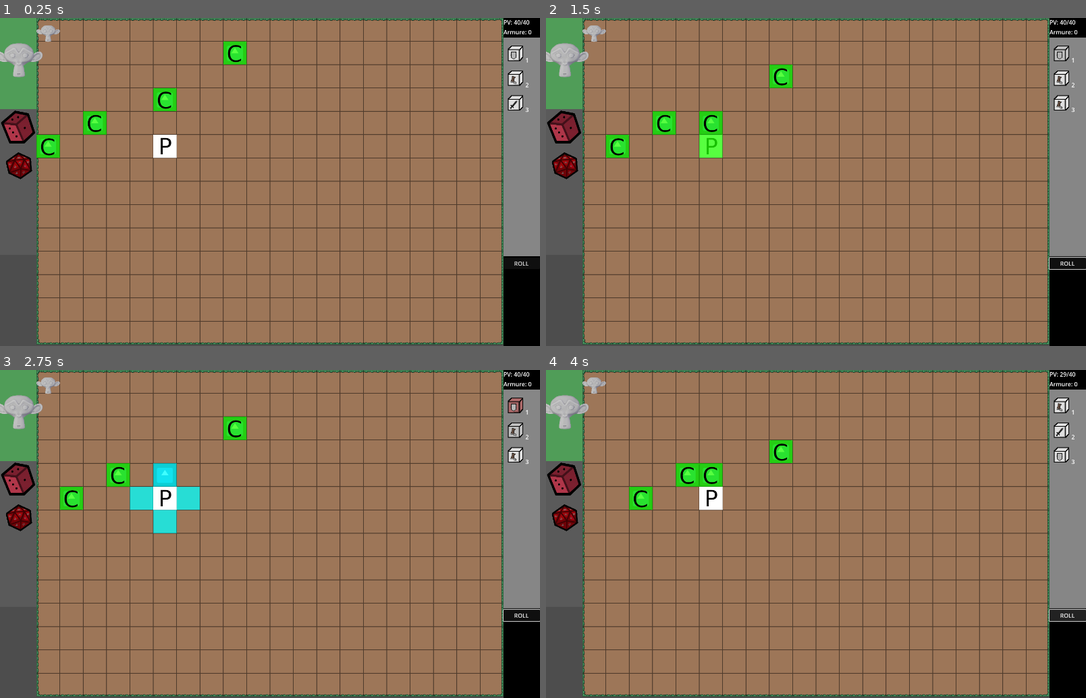
Above: before the commit, frames 1-4 (two rows, left to right).
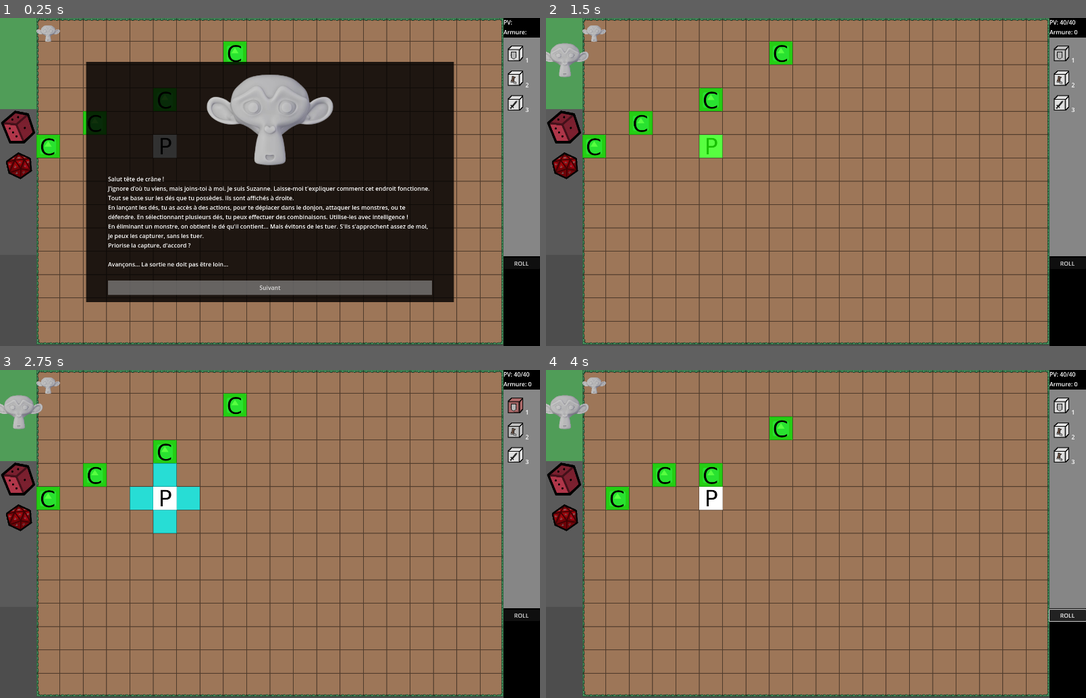
Above: after the commit, the same moments.

Repository: Ranger1986/lumieres
Game: Godot game, scene res://Scenes/FirstLevel.tscn
Two runs of this game, one before a commit and one after it. Both use one fixed random seed, a clock stepped at 60 frames per second and the inputs below. The engine's default icon, where the game draws it, is replaced by a stand-in: a white triangle on a blue panel in a dark square.
Inputs:
- Up to frame 1 (0.25 s): no input
- Up to frame 2 (1.5 s): click "ROLL" (after the commit: "Suivant") at 0.5 s; click "1" at 1.25 s
- Up to frame 3 (2.75 s): click "2" at 2 s
- Up to frame 4 (4 s): click "3" at 2.75 s; click "ROLL" at 3.5 s

The runs differ from the first frame. In frame 1, 50% of the frame differs, in the area x 0-99%, y 0-87%; in frame 2, 2.6%; in frame 3, 2.5%; in frame 4, 1.9%.

Commit message:
Add transition dialogs

Diff:
--- a/Scenes/DialogPanel.tscn
+++ b/Scenes/DialogPanel.tscn
@@ -19,7 +19,7 @@
 layout_mode = 0
 offset_right = 100.0
 offset_bottom = 23.0
-autowrap_mode = 1
+autowrap_mode = 3
 
 [node name="Button" type="Button" parent="."]
 layout_mode = 0
--- a/Scenes/FirstLevel.tscn
+++ b/Scenes/FirstLevel.tscn
@@ -15,6 +15,7 @@
 [ext_resource type="Texture2D" uid="uid://dtw2hg5iwpsu0" path="res://Ressources/cellgreenC.png" id="9_6wvdw"]
 [ext_resource type="PackedScene" uid="uid://2yfh1ym5qlqm" path="res://Scenes/SuzanneMenu.tscn" id="10_1wojv"]
 [ext_resource type="PackedScene" uid="uid://c3qxqtvwc8vnp" path="res://Scenes/Suzanne.tscn" id="13_cr5f4"]
+[ext_resource type="PackedScene" uid="uid://b2tvhjolwt064" path="res://Scenes/DialogPanel.tscn" id="16_vcypg"]
 
 [sub_resource type="TileSetAtlasSource" id="TileSetAtlasSource_vakbs"]
 texture = ExtResource("1_5wq52")
@@ -299,6 +300,10 @@
 
 [node name="Suzanne" parent="Carte" instance=ExtResource("13_cr5f4")]
 
+[node name="DialogPanel" parent="." node_paths=PackedStringArray("SuzanneStatic") instance=ExtResource("16_vcypg")]
+z_index = 3
+SuzanneStatic = NodePath("../SuzanneMenu")
+
 [node name="SuzanneMenu" parent="." instance=ExtResource("10_1wojv")]
 z_index = 2
 offset_right = 100.0
--- a/Scripts/dialog_panel.gd
+++ b/Scripts/dialog_panel.gd
@@ -6,7 +6,7 @@
 
 # Devra peut-être être mis à "off" au départ si le panneau apparâit trop tôt.
 # Il faudra alors l'activer au changement de scène (Menu -> Jeu).
-var dialogState: String = "tuto"
+static var dialogState: String = "tuto"
 @export var label: Label
 @export var btn: Button
 
@@ -34,7 +34,7 @@
 
 	# Texte
 	label.size = label.get_parent().size
-	label.position.y += 300
+	label.position.y += 250
 
 	var s: String = dialog(dialogState)
 	label.set_text(s)
@@ -48,17 +48,10 @@
 
 # Que faire quand j'appuie sur le bouton "Suivant"
 func dialogNext() -> void:
-	if dialogState == "tuto":
-		dialogState = "good"
-
-	elif dialogState == "good":
-		dialogState = "bad"
-
-	elif dialogState == "bad":
-		dialogState = "off"
-		self.get_parent().get_tree().paused = false
-		self.hide()
-		SuzanneStatic.show_suzanne()
+	dialogState = "off"
+	self.get_parent().get_tree().paused = false
+	self.hide()
+	SuzanneStatic.show_suzanne()
 
 	var s: String = dialog(dialogState)
 	label.set_text(s)
@@ -72,10 +65,11 @@
 		"tuto":
 			s = "res://Ressources/tutorialDialog.txt"
 			dialogue = get_text(s)
-		"good":
+		"Level_2":
 			s = "res://Ressources/goodDialog.txt"
 			dialogue = get_random_line(s)
-		"bad":
+		"Level_3":
+			# BOSS
 			s = "res://Ressources/badDialog.txt"
 			dialogue = get_random_line(s)
 		_:
--- a/Scripts/gestionnaireScript.gd
+++ b/Scripts/gestionnaireScript.gd
@@ -1,5 +1,6 @@
 class_name Gestionnaire
 extends Node
+
 var listAct : Array[int]
 var player : Player
 var playerHover : Player
@@ -7,12 +8,12 @@
 static var offset : Vector2
 var largeurPlateau : int = 10
 var longueurPlateau : int = 12
-# Called when the node enters the scene tree for the first time.
 var tour : int
 var listeEnemy : Array[Enemy]
 static var nbEnemy : int = 4
 @export var enemy: PackedScene
 var nextpos : Vector2i
+static var progress: int = 1
 
 signal S()
 
@@ -94,8 +95,14 @@
 		nextpos= Vector2i(-1,-1)
 		playerHover.hide()
 
+	# Niveau suivant
 	if listeEnemy.size()==0:
 		nbEnemy+=4
+
+		self.progress += 1
+		$DialogPanel.dialogState = str("Level_", self.progress)
+		print("Progress ", self.progress, " ", "State ", $DialogPanel.dialogState)
+
 		get_tree().change_scene_to_file("res://Scenes/FirstLevel.tscn")
 
 func giveAct(diceFace: int ):
Not shown, changed: Ressources/tutorialDialog.txt
Not shown: 1 places in Scenes/FirstLevel.tscn that only renumber resources
